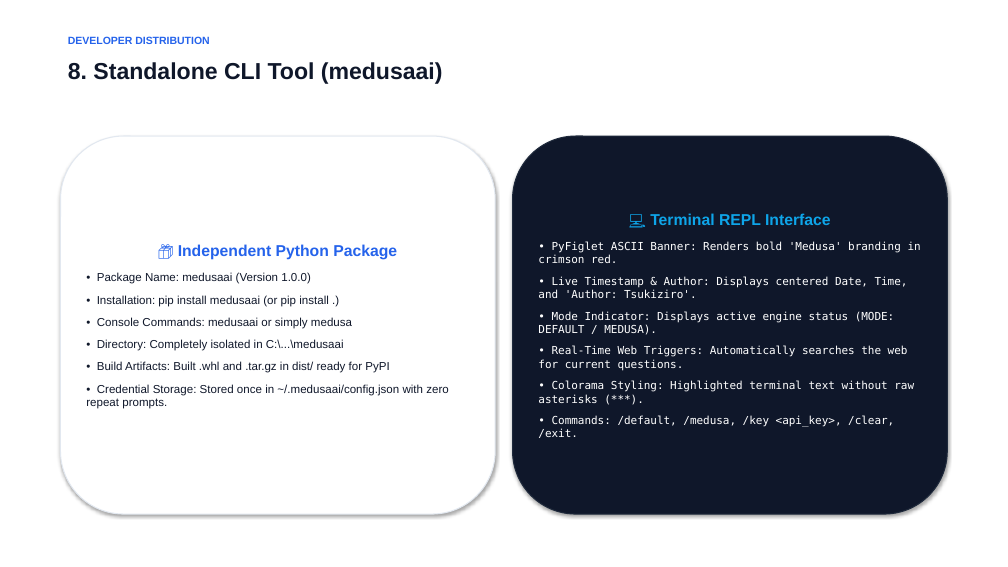
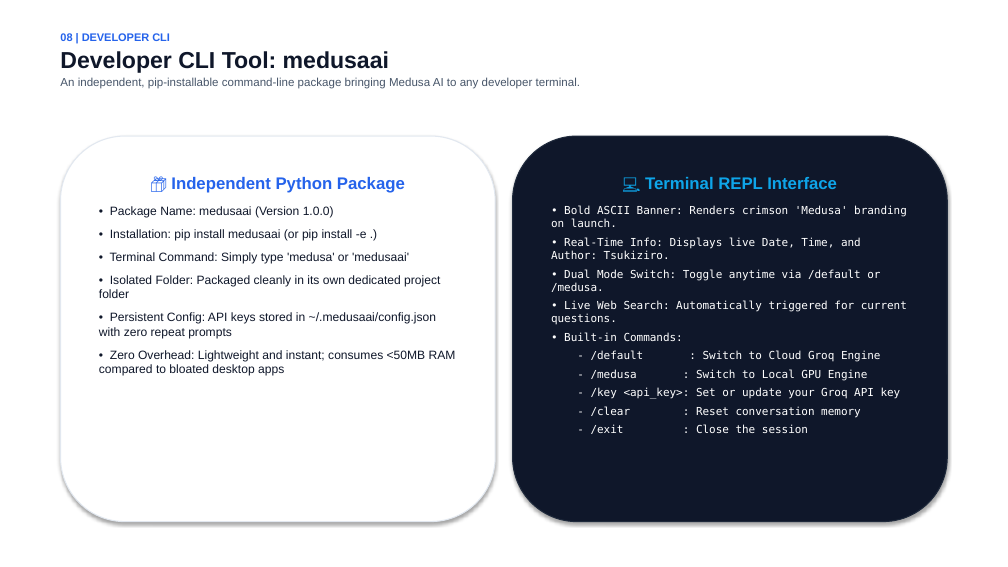
Before and after one commit to w4simg/medusa-ai, a slide deck: slide 9 of Medusa_AI_Presentation.pptx. Drawn at 1008x567 pixels with LibreOffice and Linux fonts; fonts in the diff are those of the drawing. Boxes give left, top, right and bottom in pixels: in the first picture for what was removed or moved away, otherwise in the second. Text is boxed around its words. In the diff, an @@ line names an element or a change of style, - is before the commit and + after.

Commit message:
docs(presentation): simplify 12-slide presentation and embed real screenshots

```diff
--- a/Medusa_AI_Presentation.pptx
+++ b/Medusa_AI_Presentation.pptx
@@ text at [60,32,580,89]: text changed; size 10 to 11 pt; text colour #2563EB to #475569; bold off @@
-DEVELOPER DISTRIBUTION
+08 | DEVELOPER CLI
+Developer CLI Tool: medusaai
+An independent, pip-installable command-line package bringing Medusa AI to any developer terminal.
@@ text removed at [68,62,443,84] @@
-8. Standalone CLI Tool (medusaai)
@@ rounded rectangle "📦 Independent Python Package": place and size @@
-rounded rectangle "📦 Independent Python Package" at [60,136,495,514]
+rounded rectangle "📦 Independent Python Package" at [60,136,495,522]
@@ rounded rectangle "📦 Independent Python Package" at [60,136,495,522]: vertical alignment middle to top @@
@@ rounded rectangle "💻 Terminal REPL Interface" at [513,136,948,522]: vertical alignment middle to top @@
@@ rounded rectangle "💻 Terminal REPL Interface": place and size @@
-rounded rectangle "💻 Terminal REPL Interface" at [513,136,948,514]
+rounded rectangle "💻 Terminal REPL Interface" at [513,136,948,522]
@@ text in rounded rectangle at [110,177,405,218]: size 15 to 16 pt in "📦 Independent Python Package"; size 11 to 11.5 pt in "• Package Name: medusaai (Version 1.0.0)" @@
@@ text in rounded rectangle at [645,177,837,189]: size 15 to 16 pt in "💻 Terminal REPL Interface" @@
@@ text in rounded rectangle at [551,205,907,434]: text changed @@
-• PyFiglet ASCII Banner: Renders bold 'Medusa' branding in crimson red.
-• Live Timestamp & Author: Displays centered Date, Time, and 'Author: Tsukiziro'.
-• Mode Indicator: Displays active engine status (MODE: DEFAULT / MEDUSA).
-• Real-Time Web Triggers: Automatically searches the web for current questions.
-• Colorama Styling: Highlighted terminal text without raw asterisks (***).
-• Commands: /default, /medusa, /key <api_key>, /clear, /exit.
+• Bold ASCII Banner: Renders crimson 'Medusa' branding on launch.
+• Real-Time Info: Displays live Date, Time, and Author: Tsukiziro.
+• Dual Mode Switch: Toggle anytime via /default or /medusa.
+• Live Web Search: Automatically triggered for current questions.
+• Built-in Commands:
+- /default : Switch to Cloud Groq Engine
+- /medusa : Switch to Local GPU Engine
+- /key <api_key>: Set or update your Groq API key
+- /clear : Reset conversation memory
+- /exit : Close the session
@@ text in rounded rectangle at [99,229,456,376]: text changed; size 11 to 11.5 pt @@
-• Installation: pip install medusaai (or pip install .)
-• Console Commands: medusaai or simply medusa
-• Directory: Completely isolated in C:\...\medusaai
-• Build Artifacts: Built .whl and .tar.gz in dist/ ready for PyPI
-• Credential Storage: Stored once in ~/.medusaai/config.json with zero repeat prompts.
+• Installation: pip install medusaai (or pip install -e .)
+• Terminal Command: Simply type 'medusa' or 'medusaai'
+• Isolated Folder: Packaged cleanly in its own dedicated project folder
+• Persistent Config: API keys stored in ~/.medusaai/config.json with zero repeat prompts
+• Zero Overhead: Lightweight and instant; consumes <50MB RAM compared to bloated desktop apps
```
Also in this commit, not shown: 8 other slides changed, 3 slides added, 3 slides removed, 4 other files.
